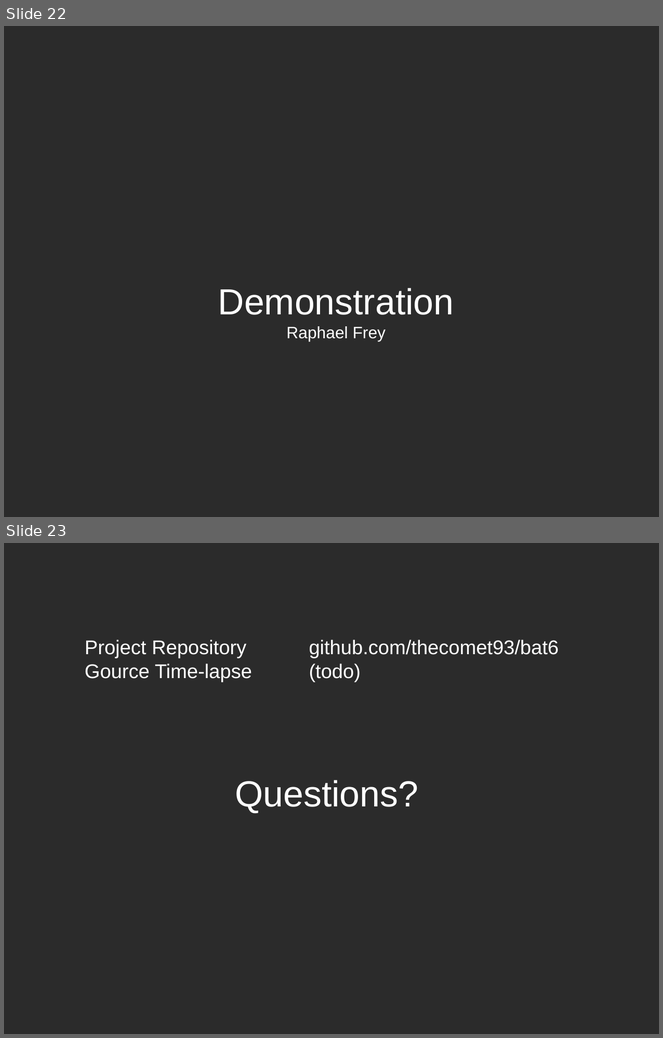
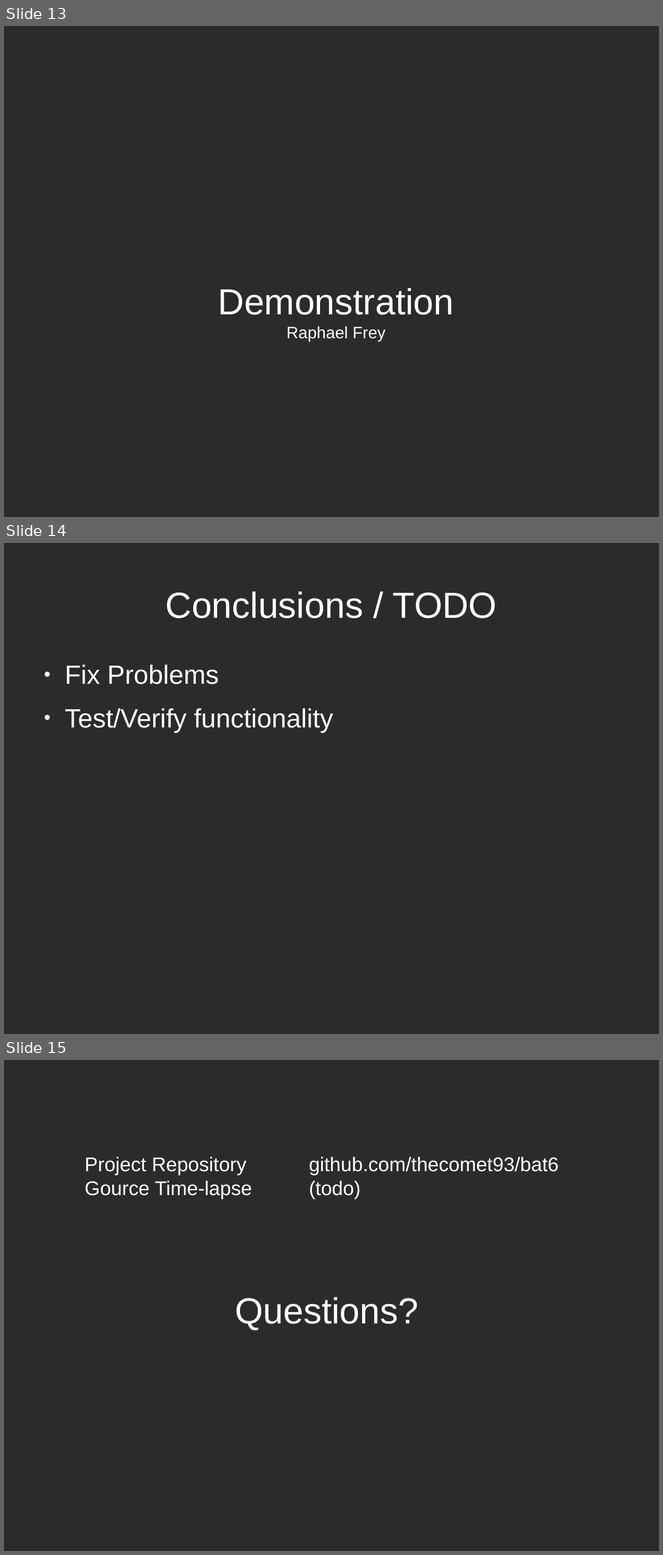
Before and after one commit to TheComet/bat6, a slide deck: doc/presentation/libreoffice/presentation.odp. Shown one above the other, each under a label of ours: slides 22 and 23 before the commit, slides 13, 14 and 15 after it. The pictures are 663x1038 and 663x1555 pixels, drawn with LibreOffice and Linux fonts; fonts in the diff are those of the drawing; background and template pictures are left out; a plain dark background stands for a picture behind light text. Boxes give left, top, right and bottom in pixels: in the first picture for what was removed or moved away, otherwise in the second. Text is boxed around its words. In the diff, an @@ line names an element or a change of style, - is before the commit and + after.

```diff
--- a/doc/presentation/libreoffice/presentation.odp
+++ b/doc/presentation/libreoffice/presentation.odp
@@ slide 14 added at <box>4,543,659,1034</box>, background picture (left out) @@
@@ title added at <box>166,591,497,618</box>, 44 pt, text #FFFFFF @@
+Conclusions / TODO
@@ text added at <box>65,665,333,733</box>, 32 pt, text #FFFFFF @@
+● Fix Problems
+● Test/Verify functionality
@@ what was slide 22 is now slide 13 @@
@@ what was slide 23 is now slide 15 @@
```
Also in this commit, not shown: 3 slides changed, 4 other slides added, 11 slides removed.
